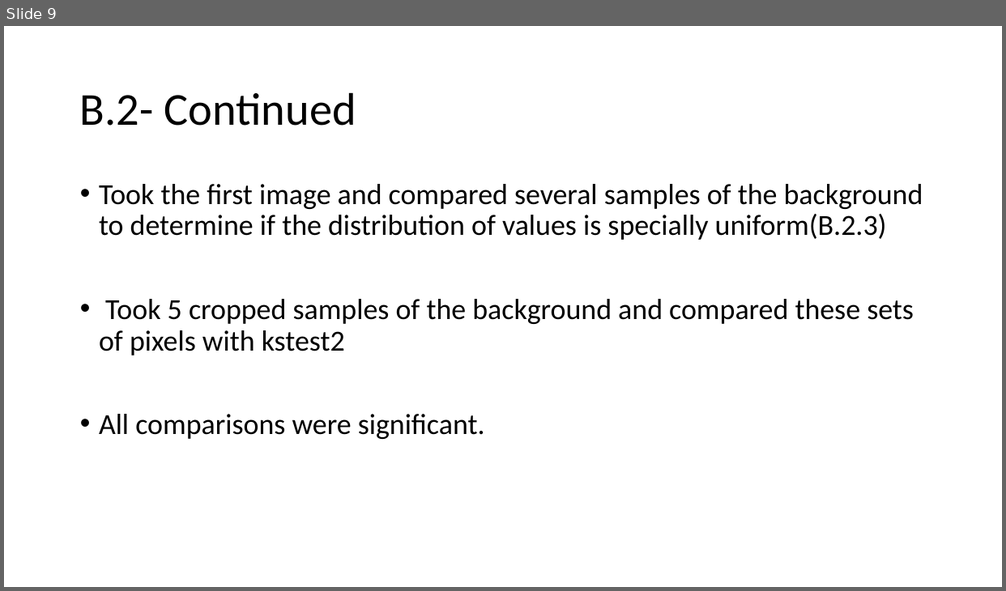
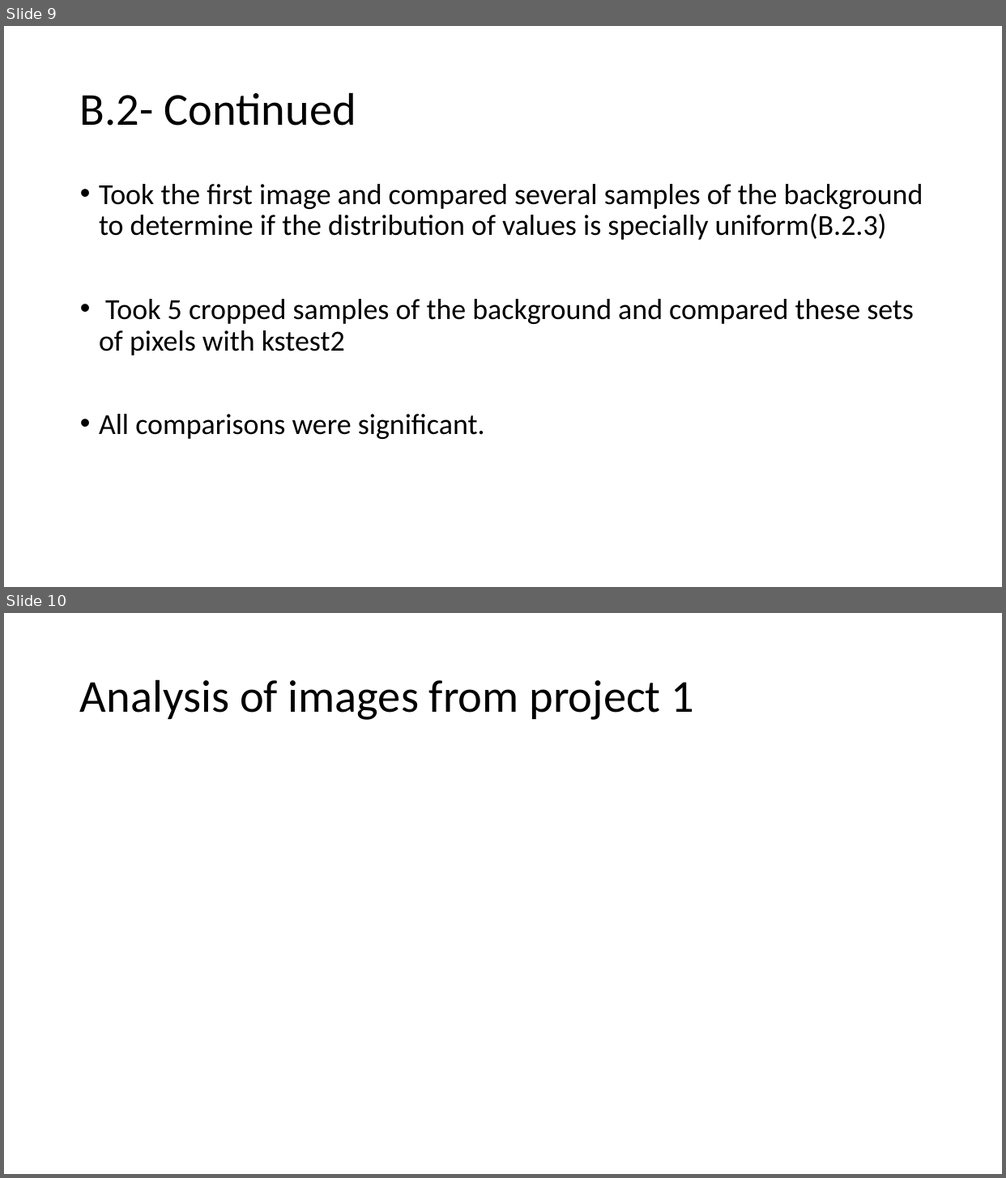
Before and after one commit to teamYARL/BioimageInformatics, a slide deck: project3/Alansslides.pptx. Shown one above the other, each under a label of ours: slide 9 before the commit, slides 9 and 10 after it. The pictures are 1006x591 and 1006x1178 pixels, drawn with LibreOffice and Linux fonts; fonts in the diff are those of the drawing. Boxes give left, top, right and bottom in pixels: in the first picture for what was removed or moved away, otherwise in the second. Text is boxed around its words. In the diff, an @@ line names an element or a change of style, - is before the commit and + after.

Commit message:
add these images

```diff
--- a/project3/Alansslides.pptx
+++ b/project3/Alansslides.pptx
@@ slide 10 added at bbox=[4, 613, 1002, 1174], background #FFFFFF @@
@@ title added at bbox=[80, 679, 695, 720], 44 pt, text #000000 @@
+Analysis of images from project 1
```
